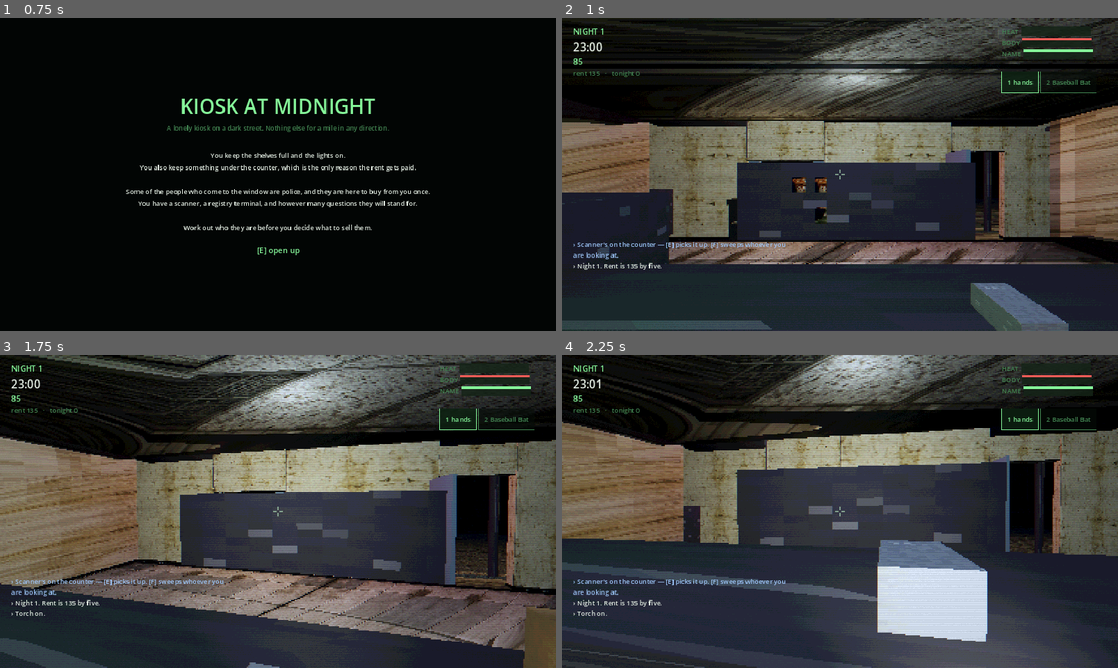
Above: before the commit, frames 1-4 (two rows, left to right).
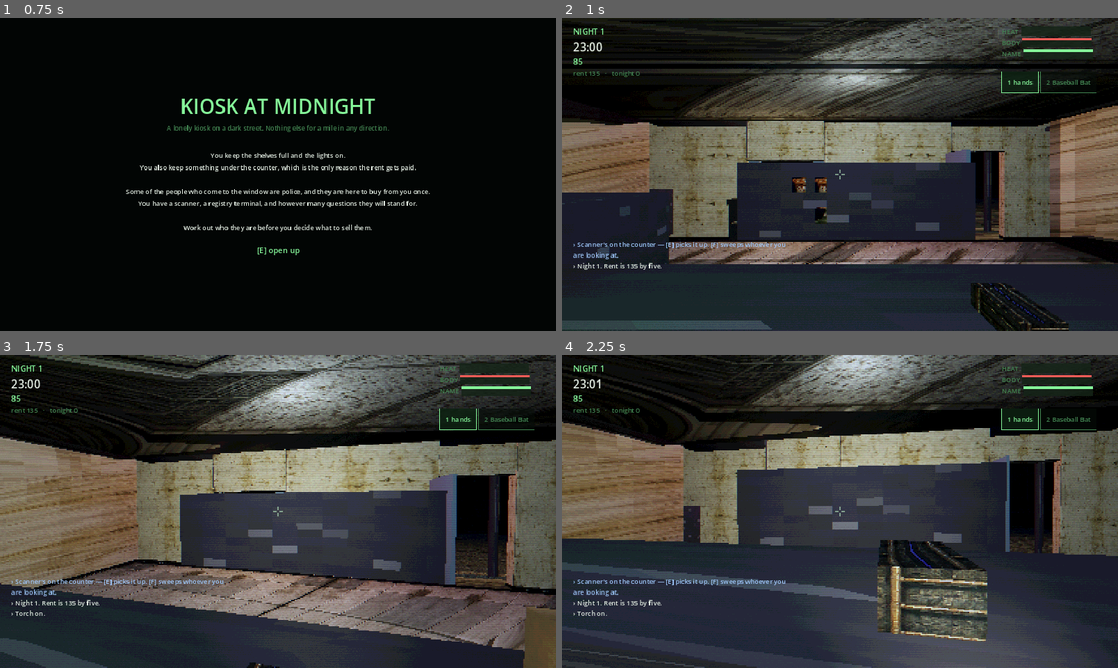
Above: after the commit, the same moments.

Repository: deeal87/Steam-game1
Game: Godot game, scene res://scenes/Boot.tscn
Same seed, same stepped clock (60 frames per second), same inputs: the game is played once before the commit and once after it.
Inputs (mouse positions are in pixels of both pictures, inside the frame that each line leads up to):
- Up to frame 1 (0.75 s): tap Enter at 0.5 s; move the mouse to (400, 158) at 0.52 s; hold D (move_right) from 0.53 s (still down); tap T (torch) at 0.6 s; click (400, 158) at 0.67 s
- Up to frame 2 (1 s): keep holding D (move_right); tap Space (jump) at 0.77 s
- Up to frame 3 (1.75 s): tap Space (jump) at 1.07, 1.52 s; move the mouse to (250, 511) at 1.27 s; release D (move_right) at 1.28 s; hold W (move_forward) from 1.28 s (still down); right-click (250, 511) at 1.35 s; tap T (torch) at 1.55 s
- Up to frame 4 (2.25 s): keep holding W (move_forward); tap Space (jump) at 1.82 s; move the mouse to (851, 505) at 2.02 s; hold Ctrl (crouch) from 2.03 s (still down)

Frame 1 is identical in both runs. In frame 2, 1.8% of the frame differs, in the area x 73-92%, y 84-100%; in frame 3, less than 0.1%; in frame 4, 5.7%, in the area x 56-77%, y 59-92%.

Commit message:
Texture the tunnels, and stop forgetting the import files
Eleven more cuts off the sewer sheet: brick, damaged brick, concrete, stone
floor, mud, still water, flowing water, two pipes, ladder metal and grating.
The tunnel walls, the channel running down the middle and the ladder steel
now come off the pack.

The brick needed lifting above 1.0 rather than tinting down. It is a
photograph of wet brick in the dark, so it arrives already dim, and the
tunnel is lit by a torch and a few lamps — multiplying it down as well left
the walls almost unreadable. The generated brick never needed that because
it was authored at a usable brightness to begin with.

`_surface` grew a glow argument for the same class of reason. The generated
water carries a faint emission so it reads as water in an unlit tunnel; a
photograph of lit water does not need it and would come out twice lit. The
emission now applies only when the generator is what gets used.

And the thing that caught me twice: the shipped build reported 24 painted
surfaces when 42 had been cut. The eighteen new ones had no .import file, so
Godot compiled them to .ctex and the readable files never reached the pack.
It fails silently by construction — the game falls back to the generator for
anything missing, so the export runs perfectly and looks exactly as it did
before the pack existed. Nothing throws. The only sign is a number in a log
line I had to remember to read.

CutTextures writes the .import beside every PNG now, so it cannot be
forgotten again. Shipped binary reports 42.

Verified: smoke, balance and soak clean; all three platforms export; sewer
re-rendered with the new walls.

Co-Authored-By: Claude Opus 5 <noreply@anthropic.com>
Claude-Session: https://claude.ai/code/session_01Y2H3cv3gXyithUA67HDMt6

Diff:
--- a/scripts/world/World.gd
+++ b/scripts/world/World.gd
@@ -188,7 +188,7 @@
 	# rather than as a ceiling. One repeat smeared them into swirls instead.
 	_mats["ceiling"] = _surface("ceiling", ProcTex.grime(Color(0.26, 0.26, 0.25), 0.5, 61), 4.0, 2.5)
 	_mats["counter"] = _surface("counter_front", ProcTex.grime(Color(0.30, 0.24, 0.18), 0.4, 71), 2.0, 1.0)
-	_mats["steel"] = ProcMesh.mat(ProcTex.metal(Color(0.30, 0.31, 0.33), 81))
+	_mats["steel"] = _surface("steel", ProcTex.metal(Color(0.30, 0.31, 0.33), 81), 1.0, 1.0)
 	_mats["dark_steel"] = ProcMesh.mat(ProcTex.metal(Color(0.14, 0.14, 0.16), 83))
 	_mats["shutter"] = ProcMesh.mat(ProcTex.corrugated(Color(0.26, 0.26, 0.28), 91), 2.0)
 	_mats["glass"] = ProcMesh.mat(ProcTex.flat(Color(0.30, 0.35, 0.38)), 1.0, Color(0.4, 0.5, 0.55), 0.06)
@@ -197,21 +197,41 @@
 	_mats["lamp"] = ProcMesh.mat(ProcTex.flat(Color(1.0, 0.92, 0.72)), 1.0, Color(1.0, 0.90, 0.66), 2.0)
 	_mats["cash"] = ProcMesh.mat(ProcTex.flat(Color(0.55, 0.62, 0.42)), 1.0, Color(0.4, 0.5, 0.3), 0.25)
 	_mats["concrete"] = _surface("concrete", ProcTex.grime(Color(0.40, 0.40, 0.38), 0.45, 131), 4.0, 3.0)
-	_mats["sewer_brick"] = _surface("brick_far", ProcTex.brick(137), 5.0, 3.0, Color(0.72, 0.78, 0.74))
-	_mats["water"] = ProcMesh.mat(ProcTex.grime(Color(0.10, 0.13, 0.12), 0.4, 141), 8.0,
-		Color(0.06, 0.10, 0.09), 0.15)
+	# Lifted above 1.0 on purpose. The painted brick is a photograph of wet brick
+	# in the dark, so it arrives already dim, and the tunnel is lit by a torch
+	# and a handful of lamps — multiplying it down as well left the walls almost
+	# unreadable. The generated brick never needed this because it was authored
+	# at a usable brightness in the first place.
+	_mats["sewer_brick"] = _surface("sewer_brick", ProcTex.brick(137), 5.0, 3.0,
+		Color(1.55, 1.55, 1.50))
+	# The channel running the length of the tunnel. The generated version carries
+	# a faint emission so it reads as water in the dark; the painted one is
+	# already lit water and does not need it, so `_surface` handles the choice
+	# and the emission goes on only when the generator is what ends up used.
+	_mats["water"] = _surface("water",
+		ProcTex.grime(Color(0.10, 0.13, 0.12), 0.4, 141), 8.0, 4.0,
+		Color.WHITE, Color(0.06, 0.10, 0.09), 0.15)
 	_mats["cardboard"] = ProcMesh.mat(ProcTex.grime(Color(0.44, 0.33, 0.21), 0.35, 151), 1.0)
 
 
 ## One surface. Uses the painted texture if the pack has one under `name`, and
 ## the generated one otherwise, with its own repeat for each — a photographed
 ## brick wall and a generated one want different tiling to read at the same size.
+## One surface. Uses the painted texture if the pack has one under `name`, and
+## the generated one otherwise, with its own repeat for each — a photographed
+## brick wall and a generated one want different tiling to read at the same size.
+##
+## `glow` and `glow_strength` apply to the generated texture only. They exist
+## for surfaces the generator has to fake something on — water reads as water in
+## a dark tunnel because it emits a little — and a painted texture that already
+## has the light in it would come out twice lit.
 func _surface(name: String, generated: Texture2D, repeat: float, painted_repeat: float,
-		tint: Color = Color.WHITE) -> Material:
+		tint: Color = Color.WHITE, glow: Color = Color.BLACK,
+		glow_strength: float = 0.0) -> Material:
 	var tex := ProcTex.painted(name)
 	if tex != null:
 		return ProcMesh.mat(tex, painted_repeat, Color.BLACK, 0.0, tint)
-	return ProcMesh.mat(generated, repeat, Color.BLACK, 0.0, tint)
+	return ProcMesh.mat(generated, repeat, glow, glow_strength, tint)
 
 
 func mat(id: String) -> Material:
--- a/tools/CutTextures.gd
+++ b/tools/CutTextures.gd
@@ -52,6 +52,19 @@
 		["item_smokes", 1106, 152, 76, 112],
 		["item_lighter", 1286, 152, 50, 112],
 		["item_noodles", 954, 358, 74, 114],
+	],
+	"sewer.png": [
+		["sewer_brick", 22, 138, 120, 132],
+		["sewer_brick_damaged", 400, 138, 120, 132],
+		["sewer_concrete", 778, 138, 120, 132],
+		["sewer_floor", 1156, 138, 120, 132],
+		["sewer_mud", 22, 334, 120, 132],
+		["water", 400, 334, 120, 132],
+		["water_flow", 778, 334, 120, 132],
+		["pipe_metal", 20, 530, 100, 100],
+		["pipe_rusted", 300, 530, 100, 100],
+		["steel", 20, 694, 100, 106],
+		["grate", 585, 694, 96, 106],
 	],
 	"kiosk.png": [
 		["floor", 26, 112, 190, 190],
@@ -90,11 +103,30 @@
 				piece = _tileable(piece)
 			var out := OUT_DIR.path_join("%s.png" % cut[0])
 			if piece.save_png(out) == OK:
+				_write_keep_import(out)
 				print("  %-14s %3dx%-3d -> %s" % [
 					cut[0], piece.get_width(), piece.get_height(), out])
 				made += 1
 	print("\n%d textures cut\n" % made)
 	get_tree().quit(0 if made > 0 else 1)
+
+
+## Writes the `.import` that stops Godot compiling this PNG into a `.ctex` and
+## dropping the readable file from the build.
+##
+## Done here rather than by hand because it has now been forgotten twice, and
+## the way it fails is silent: the game reads these with `Image.load` and falls
+## back to the generator for anything missing, so an export with no textures in
+## it runs perfectly and looks exactly like it did before the pack existed.
+## Nothing throws. The only sign is a number in the log.
+func _write_keep_import(png_path: String) -> void:
+	var f := FileAccess.open(png_path + ".import", FileAccess.WRITE)
+	if f == null:
+		push_error("cannot write import for %s" % png_path)
+		return
+	f.store_string("[remap]\n\nimporter=\"keep\"\n\n[deps]\n\nfiles=[]\n\n"
+		+ "source_file=\"%s\"\ndest_files=[]\n\n[params]\n\n" % png_path)
+	f.close()
 
 
 ## Crops, then walks in from each edge while the row or column is part of the
Binary file added: textures/grate.png
Not shown, changed: textures/grate.png.import
Not shown, changed: textures/item_beer.png.import
Not shown, changed: textures/item_coffee.png.import
Not shown, changed: textures/item_lighter.png.import
Not shown, changed: textures/item_noodles.png.import
Not shown, changed: textures/item_smokes.png.import
Not shown, changed: textures/item_soda.png.import
Binary file added: textures/pipe_metal.png
Not shown, changed: textures/pipe_metal.png.import
Binary file added: textures/pipe_rusted.png
Not shown, changed: textures/pipe_rusted.png.import
(and 16 more such lines)
